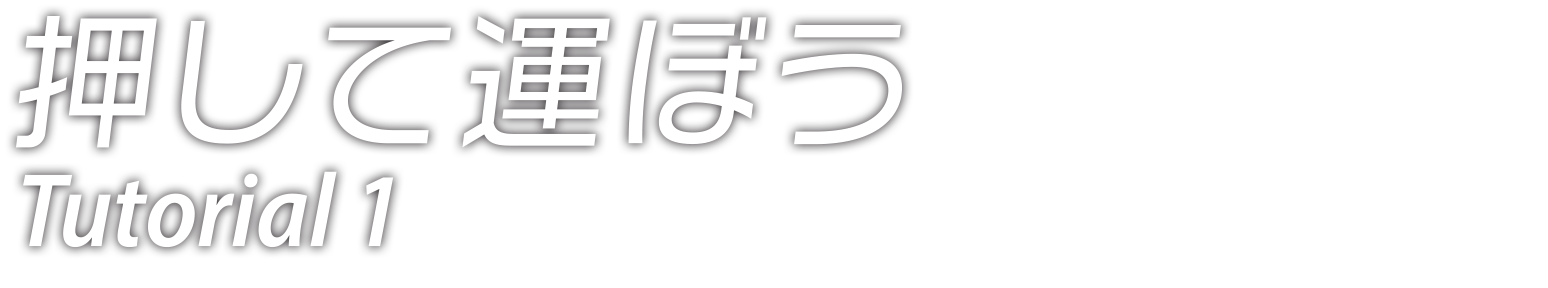
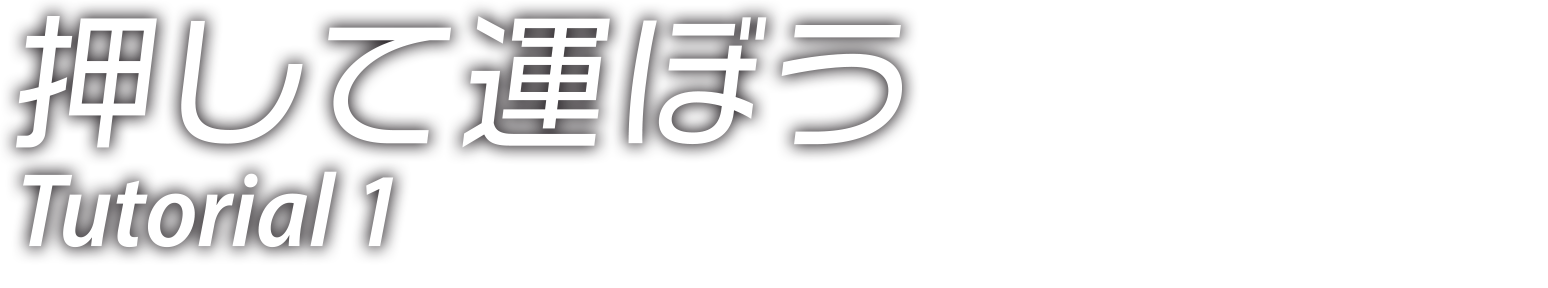
Comparing the layer stacks of the two 1548 × 288 images. Changes:
pixels changed over (x1=0, y1=0, x2=919, y2=264) (layer not identified)
